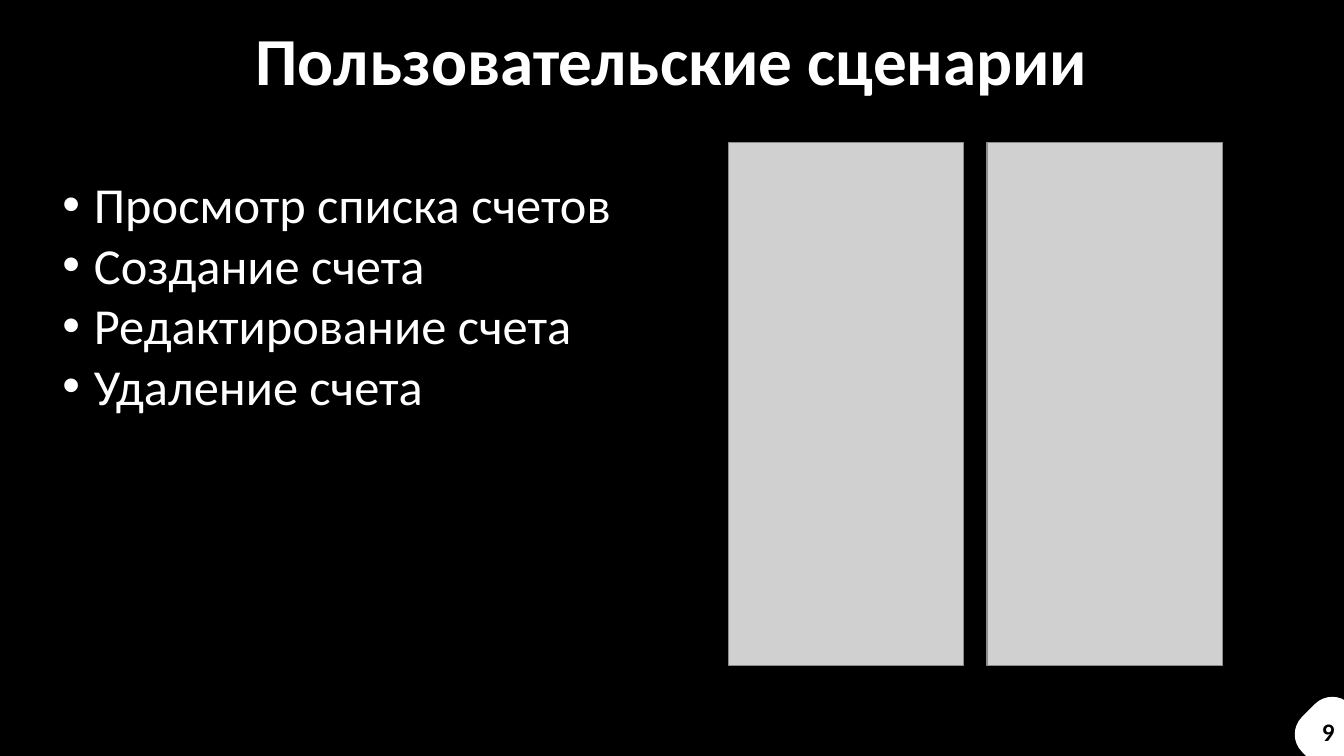
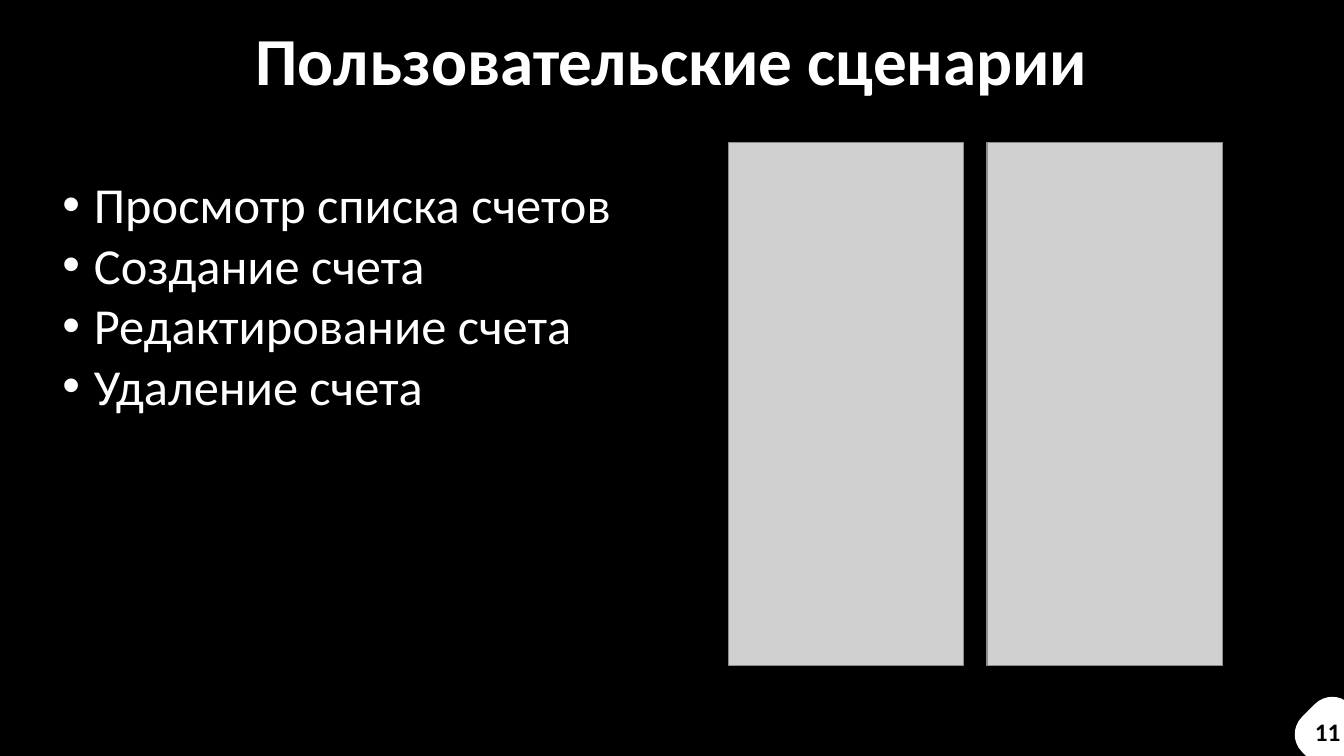
Before and after one commit to dany0k/TP-5.2-2, a slide deck: slide 11 of docs/TP-monseratt.pptx (slide 10 before the commit). Drawn at 1344x756 pixels with LibreOffice and Linux fonts; fonts in the diff are those of the drawing; grey boxes stand for pictures. Boxes give left, top, right and bottom in pixels: in the first picture for what was removed or moved away, otherwise in the second. Text is boxed around its words. In the diff, an @@ line names an element or a change of style, - is before the commit and + after.

```diff
--- a/docs/TP-monseratt.pptx
+++ b/docs/TP-monseratt.pptx
@@ text at (x1=1315, y1=724, x2=1341, y2=741): text changed @@
-9
+11
```
Also in this commit, not shown: 9 other slides changed, 1 slide added.
